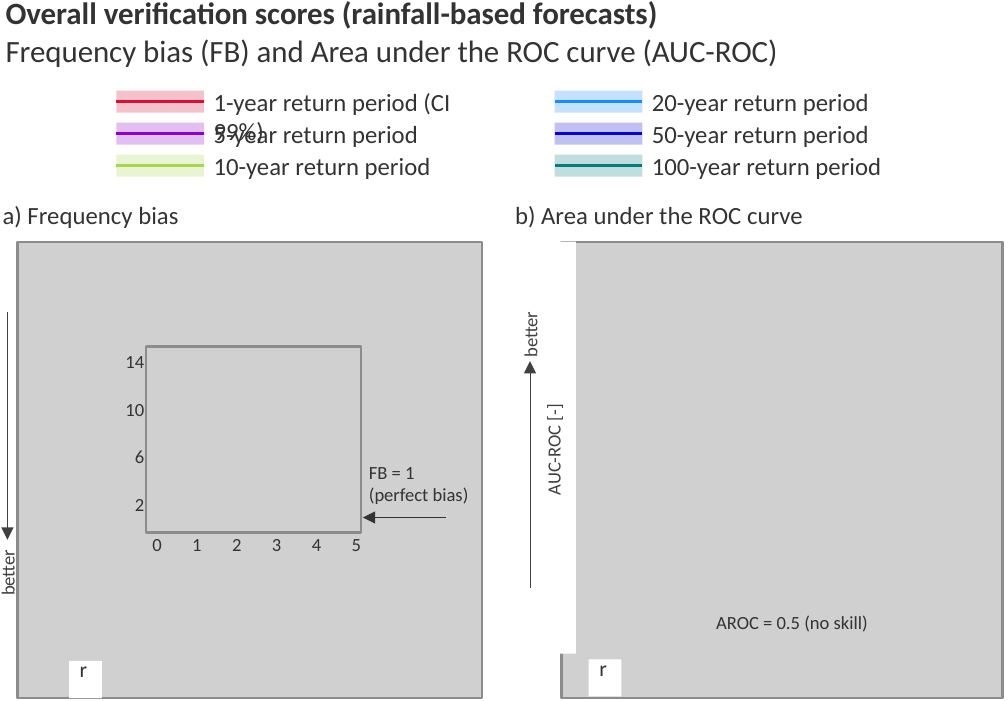
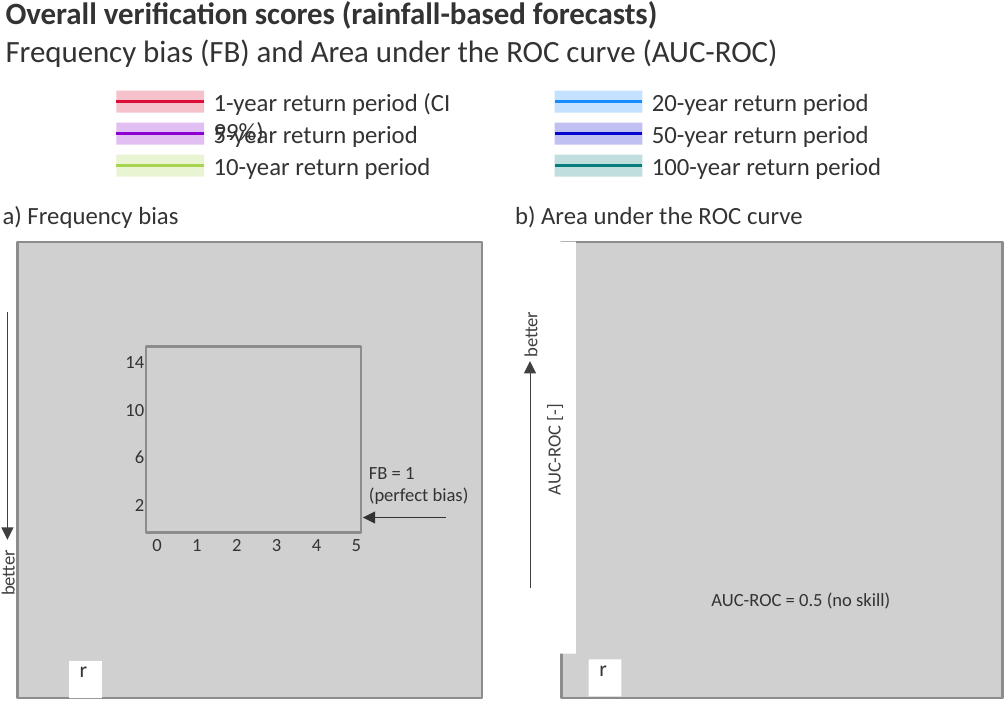
Before and after one commit to FatimaPillosu/thesis, a slide deck: slide 1 of chapter_05/figures/rainfall_based_ff_verif_overall_scores.pptx. Drawn at 1008x701 pixels with LibreOffice and Linux fonts; fonts in the diff are those of the drawing; grey boxes stand for pictures. Boxes give left, top, right and bottom in pixels: in the first picture for what was removed or moved away, otherwise in the second. Text is boxed around its words. In the diff, an @@ line names an element or a change of style, - is before the commit and + after.

```diff
--- a/chapter_05/figures/rainfall_based_ff_verif_overall_scores.pptx
+++ b/chapter_05/figures/rainfall_based_ff_verif_overall_scores.pptx
@@ text at (711,592,890,609): text changed @@
-AROC = 0.5 (no skill)
+AUC-ROC = 0.5 (no skill)
```
Also in this commit, not shown: 1 other file.
